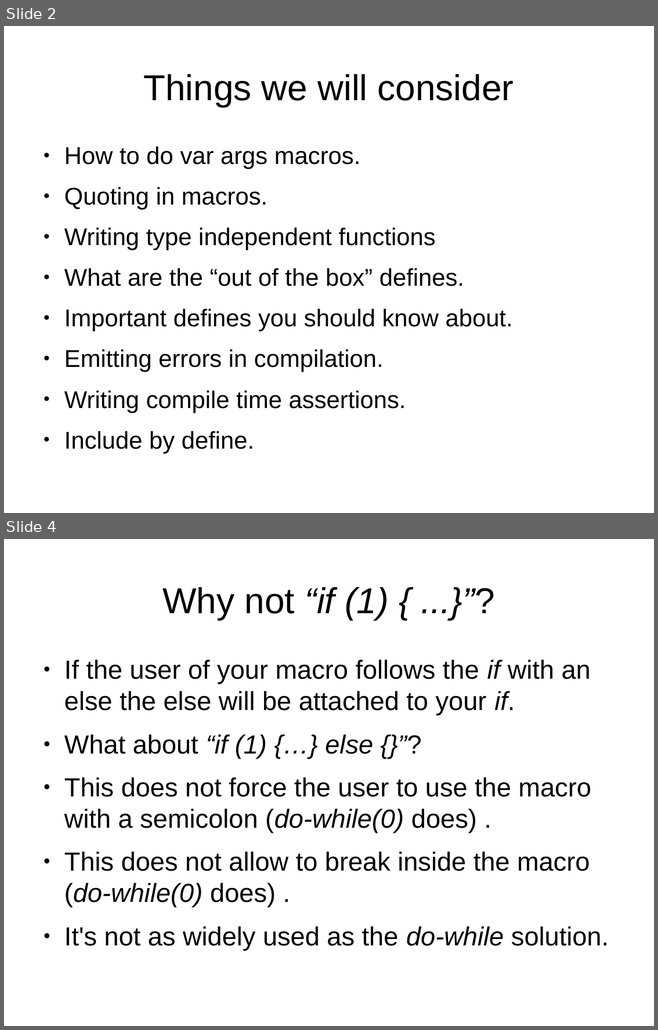
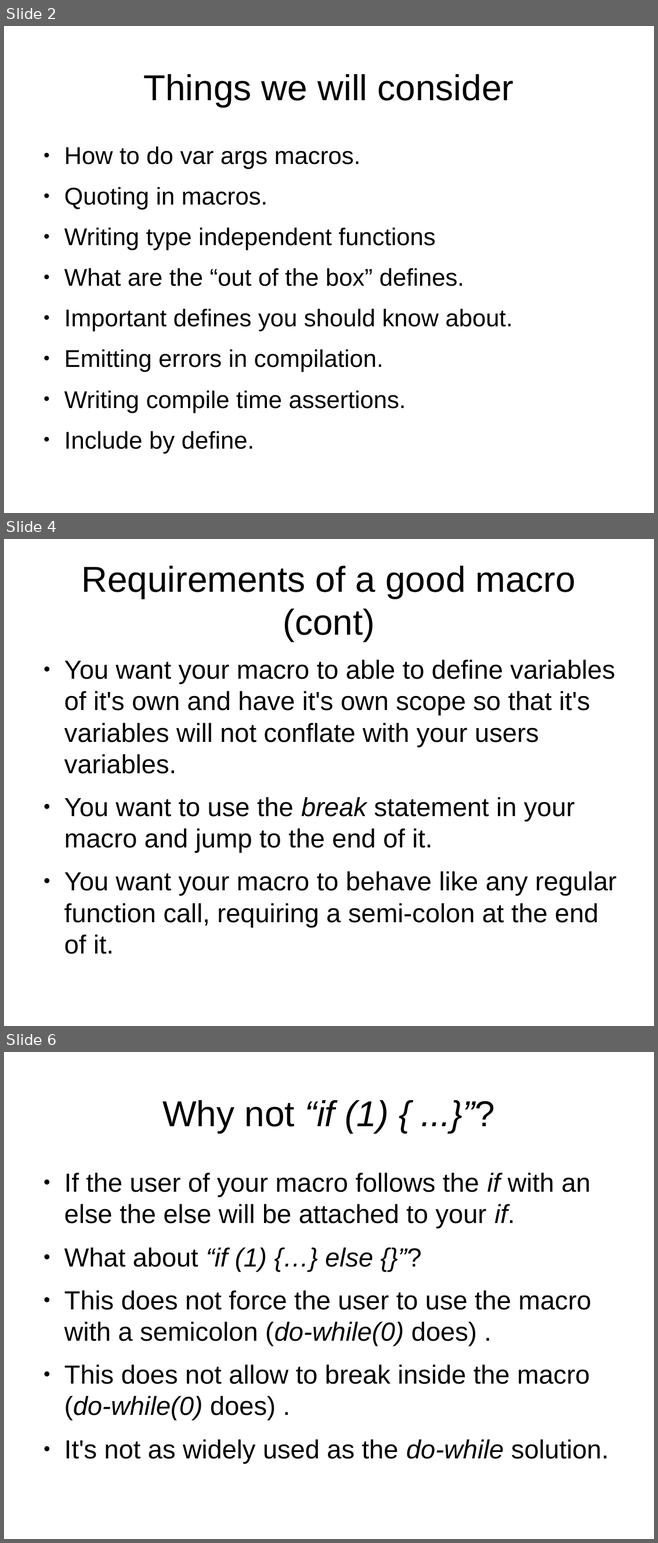
Before and after one commit to kalmuthu/slides, a slide deck: odp/c_pre_processor.odp. Shown one above the other, each under a label of ours: slides 2 and 4 before the commit, slides 2, 4 and 6 after it; the slides between them are not shown. The pictures are 658x1030 and 658x1543 pixels, drawn with LibreOffice and Linux fonts; fonts in the diff are those of the drawing. Boxes give left, top, right and bottom in pixels: in the first picture for what was removed or moved away, otherwise in the second. Text is boxed around its words. In the diff, an @@ line names an element or a change of style, - is before the commit and + after.

```diff
--- a/odp/c_pre_processor.odp
+++ b/odp/c_pre_processor.odp
@@ slide 4 added at bbox=[4, 539, 654, 1026], background #FFFFFF @@
@@ title added at bbox=[81, 566, 575, 642], 44 pt, text #000000 @@
+Requirements of a good macro (cont)
@@ text added at bbox=[64, 660, 616, 927], 32 pt, text #000000 @@
+● You want your macro to able to define variables of it's own and have it's own scope so that it's variables will not conflate with your users variables.
+● You want to use the break statement in your macro and jump to the end of it.
+● You want your macro to behave like any regular function call, requiring a semi-colon at the end of it.
@@ what was slide 4 is now slide 6 @@
```
Also in this commit, not shown: 1 slide changed, 2 other slides added.
